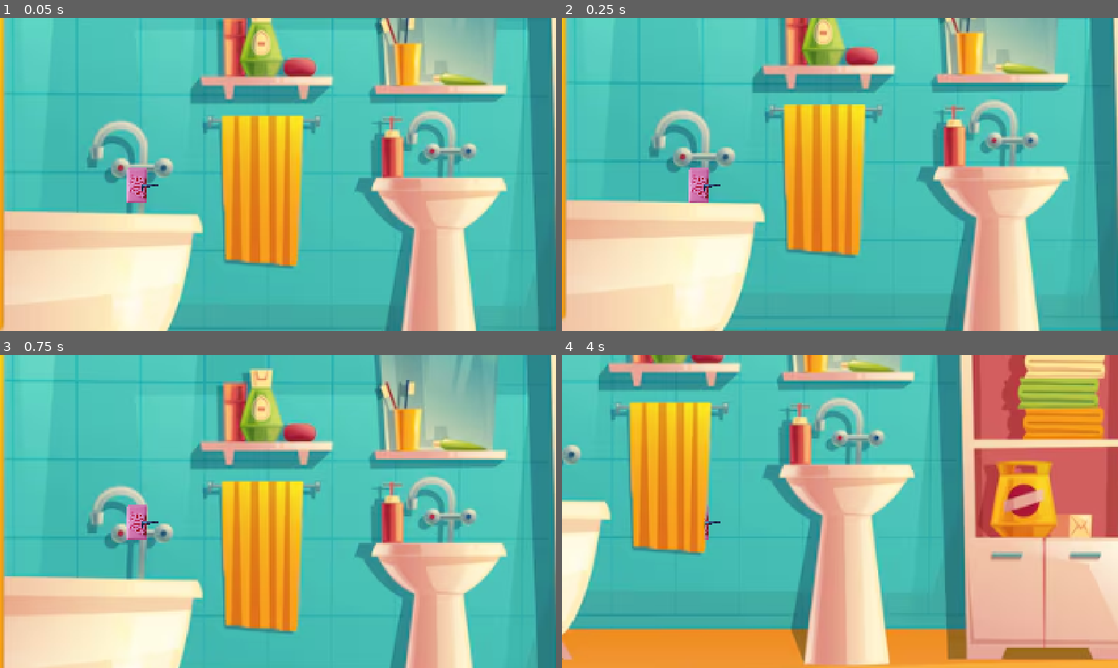
Above: before the commit, frames 1-4 (two rows, left to right).
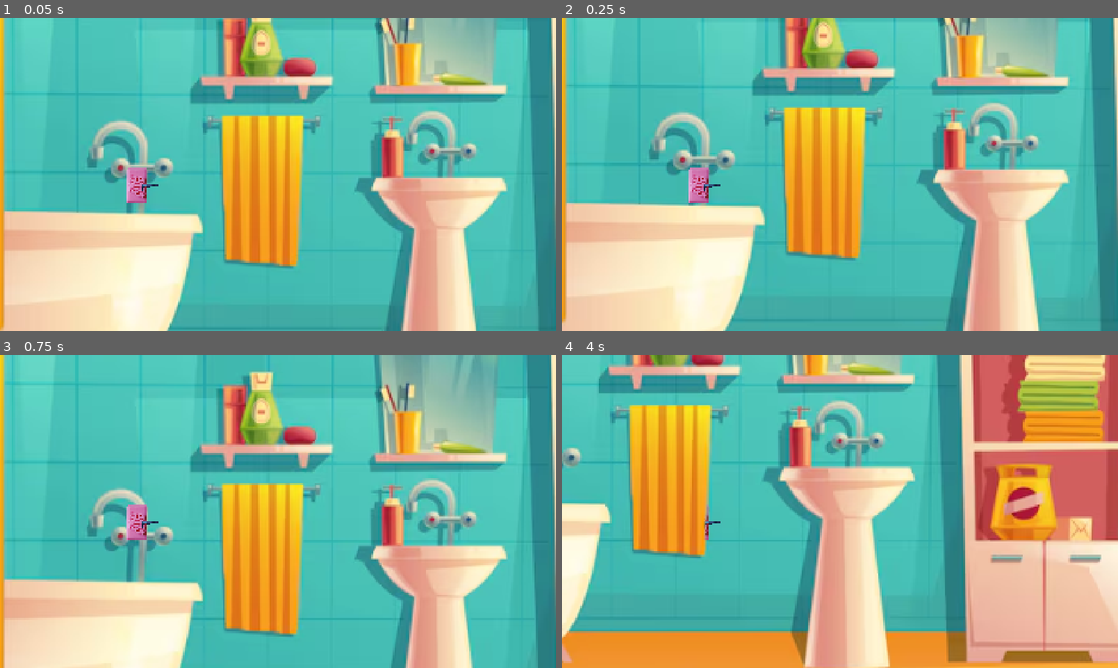
Above: after the commit, the same moments.

Repository: parlakportakal/silahasokan
Game: Godot game, scene res://Scenes/main.tscn
Two runs of this game, one before a commit and one after it. Both use one fixed random seed, a clock stepped at 60 frames per second and the inputs below.
Inputs (mouse positions are in pixels of both pictures, inside the frame that each line leads up to):
- Up to frame 1 (0.05 s): no input
- Up to frame 2 (0.25 s): no input
- Up to frame 3 (0.75 s): tap Enter (ui_accept) at 0.5 s; move the mouse to (400, 495) at 0.52 s; hold Right (ui_right) from 0.53 s (still down); tap Space (zipla) at 0.6 s
- Up to frame 4 (4 s): tap Enter (ui_accept) at 0.77, 0.8, 1.07, 1.35, 1.52, 1.82, 2.3, 2.75, 3.02, 3.32, 3.77, 3.8 s; move the mouse to (728, 527) at 1.27 s; tap Space (zipla) at 1.55, 3.05 s; move the mouse to (895, 442) at 2.02 s; release Right (ui_right) at 2.03 s; hold Left (ui_left) 2.03-2.78 s; tap S (asagi) at 2.1 s; move the mouse to (812, 574) at 2.77 s; hold Right (ui_right) from 2.78 s (still down); tap R (rHARFi) at 2.85 s; move the mouse to (1006, 558) at 3.52 s; hold D (saga) from 3.53 s (still down)

Frame 1 is identical in both runs. In frame 2, 8.8% of the frame differs, in the area x 0-97%, y 0-100%; in frame 3, 9.0%; in frame 4, 14%, in the area x 0-100%, y 0-100%.

Commit message:
buffer time eklendi

Diff:
--- /dev/null
+++ b/Scenes/duvar.tscn
@@ -0,0 +1,11 @@
+[gd_scene format=3 uid="uid://cm10pumbey81a"]
+
+[sub_resource type="RectangleShape2D" id="RectangleShape2D_yf5fn"]
+
+[node name="StaticBody2D" type="StaticBody2D" unique_id=853807131]
+collision_mask = 3
+
+[node name="Sprite2D" type="Sprite2D" parent="." unique_id=1862619946]
+
+[node name="CollisionShape2D" type="CollisionShape2D" parent="." unique_id=676025252]
+shape = SubResource("RectangleShape2D_yf5fn")
--- a/Scenes/main.tscn
+++ b/Scenes/main.tscn
@@ -6,8 +6,10 @@
 [ext_resource type="PackedScene" uid="uid://cmtgnb445pe26" path="res://Scenes/player.tscn" id="2_8gbba"]
 [ext_resource type="PackedScene" uid="uid://bgld8x6dlgami" path="res://Scenes/pistol.tscn" id="4_jjvhh"]
 [ext_resource type="PackedScene" uid="uid://bf6niddbhclxo" path="res://Scenes/mermi.tscn" id="5_kry3j"]
+[ext_resource type="PackedScene" uid="uid://cm10pumbey81a" path="res://Scenes/duvar.tscn" id="6_ynf5e"]
 [ext_resource type="Texture2D" uid="uid://26whi1h644ba" path="res://Assets/civirzivir/perde.png" id="7_344ge"]
 [ext_resource type="Texture2D" uid="uid://br5ub5r0t6is5" path="res://Assets/civirzivir/perde2.png" id="8_344ge"]
+[ext_resource type="PackedScene" uid="uid://cnofcfbkhrvum" path="res://Scenes/tek_taraf_duvar.tscn" id="10_hptm8"]
 
 [node name="main" type="Node2D" unique_id=2134541721]
 script = ExtResource("1_8gbba")
@@ -18,11 +20,6 @@
 texture = ExtResource("2_6bp64")
 
 [node name="PLATFORMLAR" type="Node" parent="." unique_id=374862151]
-
-[node name="PLATFORM6" parent="PLATFORMLAR" unique_id=1956561074 instance=ExtResource("1_bo1nx")]
-position = Vector2(260, 381.00003)
-rotation = 0.017179232
-scale = Vector2(0.6503712, 1.0155843)
 
 [node name="PLATFORM7" parent="PLATFORMLAR" unique_id=1875693618 instance=ExtResource("1_bo1nx")]
 position = Vector2(556, 219.00003)
@@ -69,11 +66,6 @@
 rotation = -0.00489458
 scale = Vector2(0.2686869, 0.44450063)
 
-[node name="PLATFORM14" parent="PLATFORMLAR" unique_id=446709257 instance=ExtResource("1_bo1nx")]
-position = Vector2(562, 613)
-rotation = -0.0027981626
-scale = Vector2(1.834506, 0.47930914)
-
 [node name="PLATFORM15" parent="PLATFORMLAR" unique_id=857479818 instance=ExtResource("1_bo1nx")]
 position = Vector2(261, 26)
 rotation = 0.0045252843
@@ -109,3 +101,24 @@
 position = Vector2(-3.6607666, -1.2202759)
 scale = Vector2(1.029279, 1.029279)
 texture = ExtResource("8_344ge")
+
+[node name="duvarlar" type="Node" parent="." unique_id=418663318]
+
+[node name="StaticBody2D" parent="." unique_id=853807131 instance=ExtResource("6_ynf5e")]
+position = Vector2(257, 380)
+rotation = 0.015433997
+scale = Vector2(21.943403, -1.2291486)
+
+[node name="tek taraf duvar" parent="." unique_id=1153759225 instance=ExtResource("10_hptm8")]
+position = Vector2(1078, 485)
+rotation = 1.5840542
+scale = Vector2(5.99187, 0.7210742)
+
+[node name="tek taraf duvar2" parent="." unique_id=1458500552 instance=ExtResource("10_hptm8")]
+position = Vector2(901.00006, 485)
+rotation = 4.695356
+scale = Vector2(5.99187, 0.7210742)
+
+[node name="StaticBody2D2" parent="." unique_id=729168941 instance=ExtResource("6_ynf5e")]
+position = Vector2(539, 650.00006)
+scale = Vector2(67.29026, 4.0251107)
--- /dev/null
+++ b/Scenes/tek_taraf_duvar.tscn
@@ -0,0 +1,9 @@
+[gd_scene format=3 uid="uid://cnofcfbkhrvum"]
+
+[sub_resource type="RectangleShape2D" id="RectangleShape2D_yf5fn"]
+
+[node name="tek taraf duvar" type="StaticBody2D" unique_id=1153759225]
+
+[node name="CollisionShape2D" type="CollisionShape2D" parent="." unique_id=1685013300]
+shape = SubResource("RectangleShape2D_yf5fn")
+one_way_collision = true
--- a/Scripts/playeranlık.gd
+++ b/Scripts/playeranlık.gd
@@ -5,20 +5,17 @@
 var gravity = 980
 var acceleration = 2540
 var friction = 2500
-var turn_multiplier
 var jump_count= 0
 var max_jump = 2
-
-##selam bunu yazan piç
+var buffertime = 0.1
+var buffercounter = 0.0
 
 func _physics_process(delta: float) -> void:
 	var direction = Vector2.ZERO
 
-
-	if direction.x != 0:
-		var accel = acceleration
-
-
+	if Input.is_action_just_pressed("zipla"):
+		buffercounter = buffertime
+	buffercounter = max(buffercounter - delta , 0.0)
 
 
 
@@ -30,9 +27,10 @@
 		$cayotetimer.start()
 	if $cayotetimer.is_stopped() and jump_count == 0:
 		jump_count = 1
-	if Input.is_action_just_pressed("zipla") and jump_count <  max_jump:
+	if buffercounter > 0 and jump_count <  max_jump:
 		jump_count += 1
 		velocity.y = -jump_force
+		buffercounter = 0
 ##sikik
 	if Input.is_action_just_pressed("asagi") and is_on_floor():
 		set_collision_mask_value(2, false)
--- a/Scripts/playeryeni.gd
+++ /dev/null
@@ -1,25 +0,0 @@
-extends CharacterBody2D
-
-
-const SPEED = 300.0
-const JUMP_VELOCITY = -400.0
-
-
-func _physics_process(delta: float) -> void:
-	# Add the gravity.
-	if not is_on_floor():
-		velocity += get_gravity() * delta
-
-	# Handle jump.
-	if Input.is_action_just_pressed("ui_accept") and is_on_floor():
-		velocity.y = JUMP_VELOCITY
-
-	# Get the input direction and handle the movement/deceleration.
-	# As good practice, you should replace UI actions with custom gameplay actions.
-	var direction := Input.get_axis("ui_left", "ui_right")
-	if direction:
-		velocity.x = direction * SPEED
-	else:
-		velocity.x = move_toward(velocity.x, 0, SPEED)
-
-	move_and_slide()
Not shown, removed: Scripts/playeryeni.gd.uid
